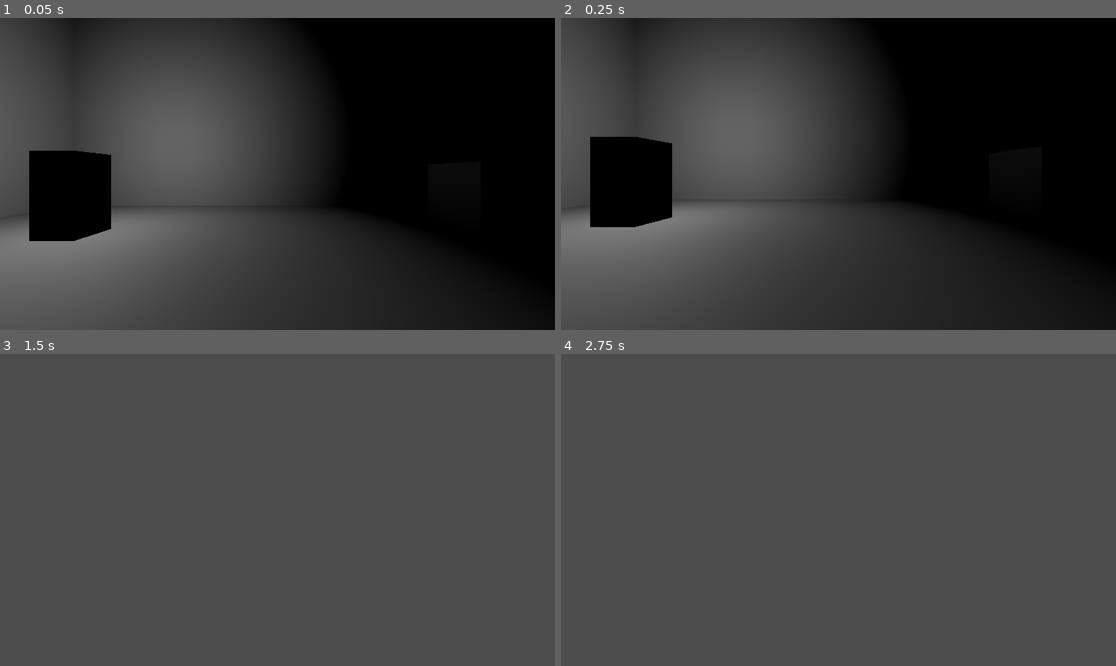
Above: before the commit, frames 1-4 (two rows, left to right).
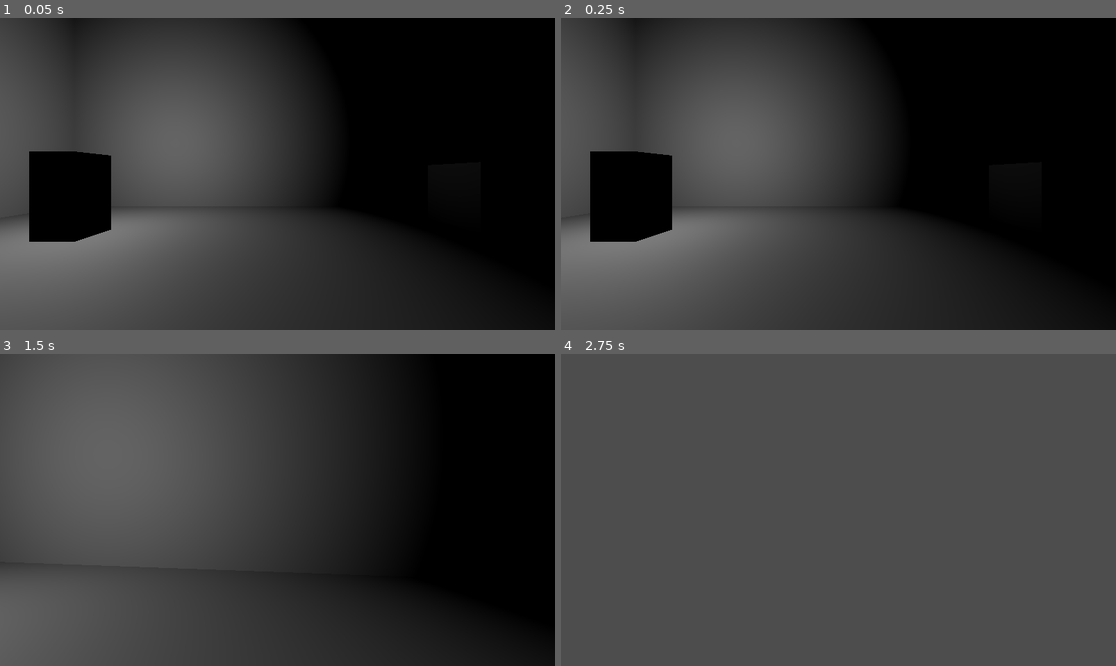
Above: after the commit, the same moments.

Repository: Sydb44/project-chimera
Game: Godot game, scene res://TestHangar.tscn
Same seed, same stepped clock (60 frames per second), same inputs: the game is played once before the commit and once after it. The project has no main scene, so this scene is started directly.
Inputs (mouse positions are in pixels of both pictures, inside the frame that each line leads up to):
- Up to frame 1 (0.05 s): no input
- Up to frame 2 (0.25 s): no input
- Up to frame 3 (1.5 s): tap Enter (ui_accept) at 0.5, 0.77 s; move the mouse to (305, 510) at 0.52 s; hold Up (ui_up) from 0.53 s (still down); tap E (interact) at 0.6, 1.35 s; move the mouse to (249, 510) at 1.27 s
- Up to frame 4 (2.75 s): keep holding Up (ui_up); tap Enter (ui_accept) at 1.52 s; move the mouse to (849, 503) at 2.02 s; tap E (interact) at 2.1 s

The runs differ from the first frame. In frame 1, less than 0.1% of the frame differs, in the area x 5-21%, y 42-72%; in frame 2, 1.7%; in frame 3, 51%, in the area x 0-100%, y 0-100%; in frame 4, nothing differs.

Commit message:
fix(physics): enable floor collision in test scene
Co-Authored-By: ufozn123@gmail.com <ufozn123@gmail.com>

Diff:
--- a/TestHangar.tscn
+++ b/TestHangar.tscn
@@ -14,6 +14,7 @@
 
 [node name="Floor" type="CSGBox3D" parent="."]
 transform = Transform3D(1, 0, 0, 0, 1, 0, 0, 0, 1, 0, -0.5, 0)
+use_collision = true
 size = Vector3(20, 1, 20)
 
 [node name="WallNorth" type="CSGBox3D" parent="."]
